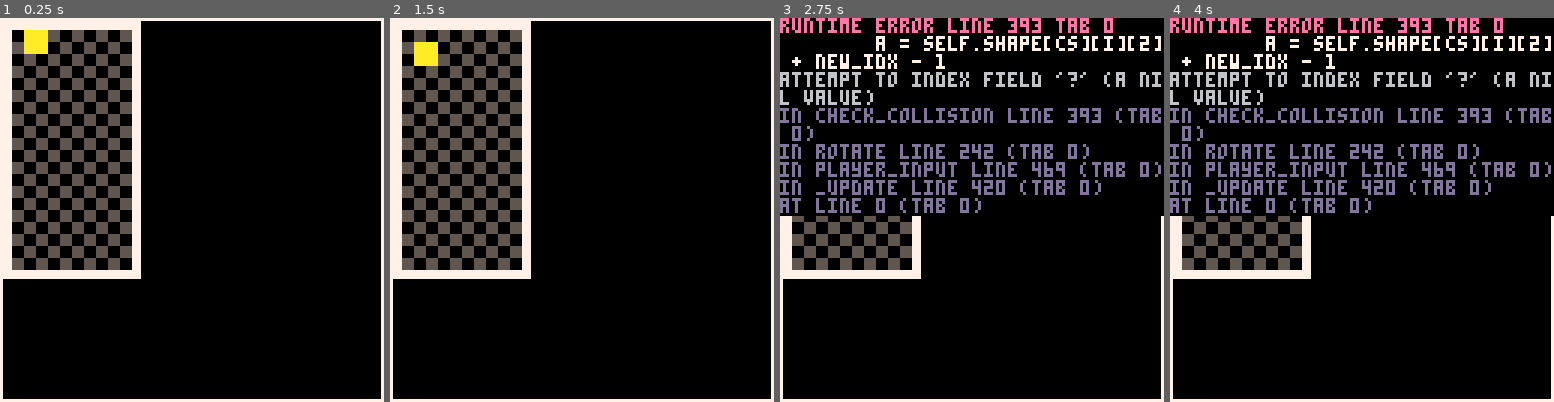
Above: before the commit, frames 1-4 (left to right).
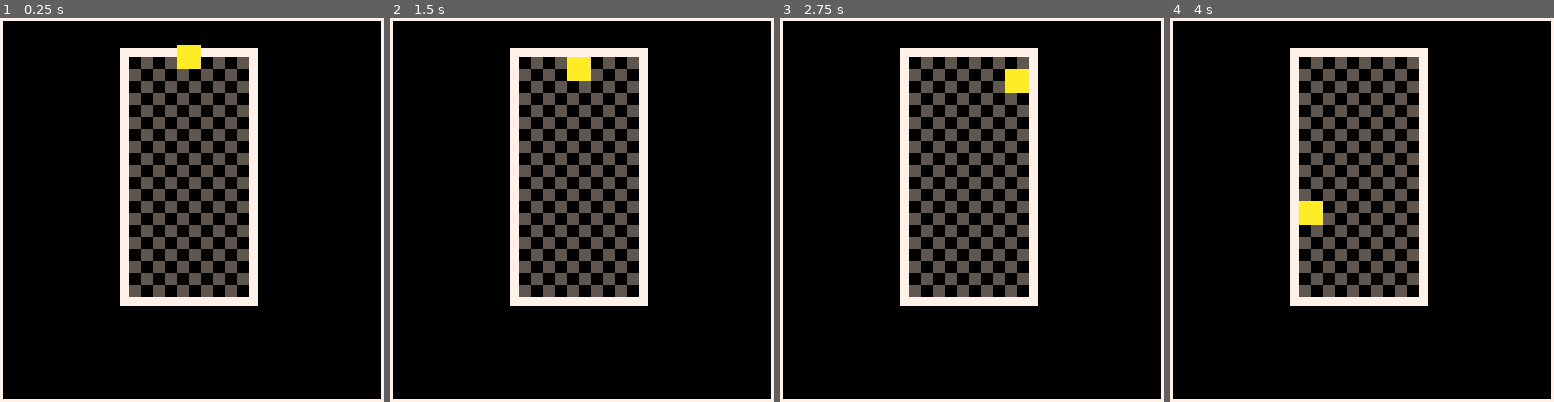
Above: after the commit, the same moments.

Repository: ayanamee/bistro8
Game: PICO-8 cartridge tetris/tetris.p8
Two runs of this game, one before a commit and one after it. Both use one fixed random seed, a clock stepped at 60 frames per second and the inputs below.
Inputs:
- Up to frame 1 (0.25 s): no input
- Up to frame 2 (1.5 s): tap X (X key) at 0.33, 1.07 s; tap O (Z key) at 0.7 s
- Up to frame 3 (2.75 s): hold Right 1.6-2.1 s; tap O (Z key) at 1.7, 2.1, 2.5 s; tap X (X key) at 1.85 s; hold Up 2.15-2.42 s; hold Right from 2.47 s (still down)
- Up to frame 4 (4 s): tap O (Z key) at 2.9, 3.3, 3.7 s; tap X (X key) at 2.97 s; release Right at 3.03 s; hold Left 3.08-3.58 s; hold Down 3.63-3.97 s

The runs differ from the first frame. In frame 1, 27% of the frame differs, in the area x 0-68%, y 0-75%; in frame 2, 28%; in frame 3, 28%; in frame 4, 28%, in the area x 0-100%, y 0-75%.
Error before the commit: runtime error line 393 tab 0; a = self.shape[cs][i][2] + new_idx - 1; attempt to index field '?' (a nil value)

Commit message:
[Tetris] - Game Over Screen and correcting spawn points
Implemented a game over screen and began correcting some issues regarding the spawn points of the tetraminos.

Diff:
--- a/tetris/tetris.p8
+++ b/tetris/tetris.p8
@@ -23,14 +24,19 @@
 
 function _draw()
     cls()
-    if running then
+    if running==1 then
         g_frames +=1
         draw_borders(thickness,7)
-        draw_board()
+        draw_board(false)
         current_tet:draw_tet()
         if clear_anim.clearing then anim_clear() end
         if g_frames==30 then g_frames=0 end
+    elseif running==0 then
+        print("game over", bx0, by0+80+thickness+5, 10)
+        draw_borders(thickness,7)
+        draw_board(true)
     end
+
 end
 
 function draw_borders(t,c) --t is thickness, c is color
@@ -51,12 +57,9 @@
 
         if btnp(➡️) then current_tet:move_right(4, 40) end
         if btnp(⬅️) then current_tet:move_left(-4,-10) end
-        if btnp(4) then
-            --z
-        end
-        if btnp(5) then
-            --x
-        end
+        if btnp(4) then current_tet:rotate(false) end
+        if btnp(5) then current_tet:rotate(true)  end
+
     else
         g_force=default_g_force
         if btnp(⬆️) then
--- a/tetris/tetrislib.lua
+++ b/tetris/tetrislib.lua
@@ -3,8 +3,8 @@
 h = 20*4
 w = 10*4
 thickness=3
-bx0= 1
-by0= 1
+bx0= 40
+by0= 10
 x0= bx0+thickness
 y0= by0+thickness
 
@@ -51,7 +51,7 @@
 
 
 function init_board()
-    for i=1, 20 do
+    for i=-3, 20,1 do
         board[i]={}
         for j=1, 10 do
             board[i][j] = {full = 0, x=x0+4*(j-1),y=y0+4*(i-1), color = 0}
@@ -59,14 +59,15 @@
     end
 end
 
-function draw_board()
+function draw_board(game_over)
     local c = 0
     for i=1, 20 do
         for j=1, 10 do
             if board[i][j].full == 1 then
                 c = board[i][j].color
+                if game_over then c=13 end
             else
-                c =0 + ((i+j)%2)*5
+                c = 0 + ((i+j)%2)*5
             end
 
             rectfill(board[i][j].x, board[i][j].y, board[i][j].x+3, 3+board[i][j].y,  c)
@@ -99,6 +100,8 @@
             {{3,1}, {3,2}, {3,3}, {3,4}},
             {{1,2}, {2,2}, {3,2}, {4,2}},
             }, color=12})
+    I.idx = 4
+    I.idy = 0
     return I
 end
 
@@ -109,6 +112,8 @@
             {{1,2}, {1,3}, {2,2}, {2,3}},
             {{1,2}, {1,3}, {2,2}, {2,3}},
             }, color=10})
+    O.idx = 4
+    O.idy = 0
     return O
 end
 
@@ -204,16 +209,18 @@
         a = self.shape[self.cs][i][2] + self.idx - 1
         b = self.shape[self.cs][i][1] + self.idy - 1
 
+        --if b < 0 then goto ignore end
         xx = board[b][a].x
         yy = board[b][a].y
 
         rectfill(xx,yy,xx+3,yy+3,self.color)
+        ::ignore::
     end
 end
 
 function Tetromino:move_right(amount, right_bound)
     if self.alive==1 then
-        if self.x+amount<=right_bound then
+        if self.idx+1<10 then
             if not self:check_collision(self.cs, self.idx+1, self.idy) then
                 self.x += amount
                 self.idx +=1
@@ -224,7 +231,7 @@
 
 function Tetromino:move_left(amount, left_bound)
     if self.alive==1 then
-        if self.x+amount>=left_bound then
+        if self.idx+1>1 then
             if not self:check_collision(self.cs,self.idx-1, self.idy) then
                 self.x += amount
                 self.idx -=1
@@ -234,9 +241,12 @@
 end
 
 function Tetromino:rotate(clockwise)
-    local aux
+    local aux = 0
     if clockwise then aux=1 else aux=-1 end
-    next_rot = (self.cs+aux)%4
+    next_rot = self.cs+aux
+    if next_rot == 5 then next_rot = 1 end
+    if next_rot == 0 then next_rot = 4 end
+
 
     if self.alive == 1 then
         if not self:check_collision(next_rot, self.idx, self.idy) then
@@ -256,7 +266,8 @@
         if(gravity_buffer>30) then
             if self.idy == 20 or self:check_collision(self.cs,self.idx, self.idy+1) then
                 self:kill_tet()
-                current_tet=pop_tet(tet_list)
+                if running==1 then current_tet=pop_tet(tet_list) end
+                if running==0 then return end
             else
                 self.idy +=1
                 gravity_buffer=0
@@ -273,7 +284,6 @@
     n=0
 
     for i,r in pairs(rows) do
-        log(r,false)
         for c=1, 10 do
             if board[r][c].full == 1 then
                 aux+=1
@@ -309,6 +319,12 @@
         local b = self.shape[self.cs][i][1] + self.idy - 1
         board[b][a].full = 1
         board[b][a].color = self.color
+        if b<=0 then
+            running=0
+            log("game over")
+            log(running)
+            return
+        end
         if not contains(rows,b) then add(rows,b) end
     end
     check_rows(rows)
@@ -338,7 +354,6 @@
     if tet_list[tet_list.index]!=0 then
         tet_list.index+=1
         var = tet_list[tet_list.index]
-        var:spawn_tet()
         return var
     end
 end
@@ -353,20 +368,10 @@
     end
 end
 
-function Tetromino:spawn_tet()
-
-    for i=1, 4 do
-        local a = self.shape[self.cs][i][1]
-        local b = self.shape[self.cs][i][2]
-        --board[a][b].full = 2
-    end
-
-end
+
 
 function clear_rows(rows, n) -- é preciso modificar esta funçao para dar clear das ultimas N linhas
     last_row = rows[1]
-    log("last row is "..last_row.."", false)
-    log("n is "..n.."", false)
     --send last row and n to global variables to animate
     for r=last_row,n+1,-1 do
         for j=1, 10 do
@@ -393,7 +398,7 @@
         a = self.shape[cs][i][2] + new_idx - 1
         b = self.shape[cs][i][1] + new_idy - 1
 
-        if b < 1 or b > 20 or a < 1 or a > 10 then
+        if b > 20 or a < 1 or a > 10 then
             return true
         end
 
Not shown, changed: tetris/log.p8l
